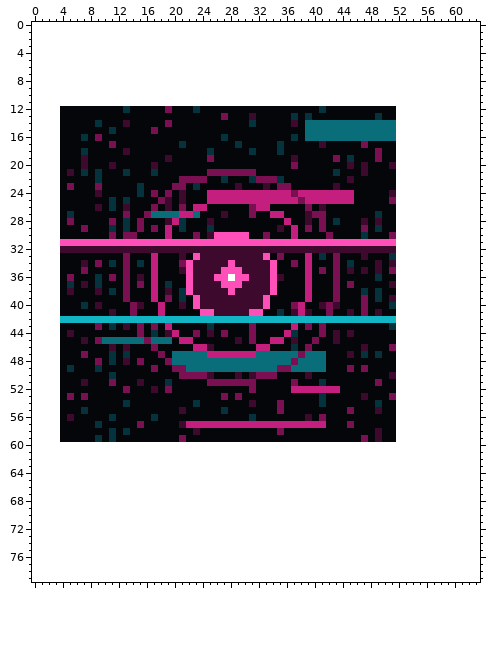
Edited in one commit: pixel-art file (assets/portraits/port_fragment.aseprite). The picture above is the old version.
48x48 pixels, 1 frame. The old version is drawn lined up with the new one, on the new canvas.
The same view after the edit:
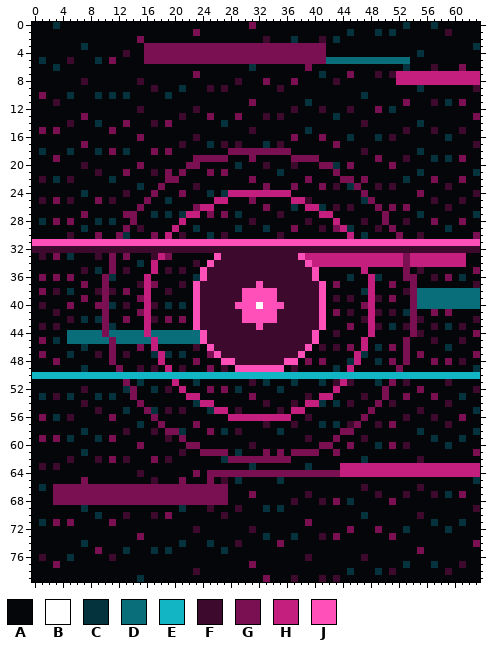
Palette (. is transparent): A #05060a  B #ffffff  C #04333d  D #0a6e7a  E #12b5c4  F #3d0a2e  G #7a1052  H #c41e7f  J #ff4fb8
Change:
canvas 48x48 -> 64x80, the old top-left corner now at 4,12
Changed rows in their new state; - is an unchanged pixel.
first column x 0:
 0 AAACAAAAAAAAAAAAAAAAAAAAAAAAAAAGAAAAAAAAAAAAAAAAAAAAACAAACAAAAAA
 1 AAAAAAAAAAAAAAAAAAAAAAAGAAAAAAAAAAAAAAAAAAAAACAAACACAAAAAAAFAAAA
 2 AAAAAAAAAAAAAAAGAAAAAAAAAAAAAAAAAFAAACAAAFACAAAAAAAAAAAAAAAAAAAA
 3 AAAAAAACAAAAAAAAGGGGGGGGGGGGGGGGGGGGGGGGGGAAAAAAAAAAAAAAAAAAAAAC
 4 AAAAAAAAAAAAAFAAGGGGGGGGGGGGGGGGGGGGGGGGGGAAAAAAAAAAAAACAAAAAAAA
 5 ACAAAFAAACAGAAAAGGGGGGGGGGGGGGGGGGGGGGGGGGDDDDDDDDDDDDAAAAAAAAAA
 6 AAACAAAAAAAAAAAAAAAAAAAAAAAAAAACAAAAAAAGAAAAAAAAAAAAACAAAFAAAGAA
 7 AAAAAAAAAAAAAAAAAAAAAAAGAAAAAAAAAAAAAAAAACAAAGAAAFAFHHHHHHHHHHHH
 8 AAAAAAAFAAAAAAAFAAAAAAAAAAAAAFAAAGAAAGAAAAAFAAAAAAAAHHHHHHHHHHHH
 9 AAAAAAAAAAAAAAAAAFAAACAAAFAFAAAAAAAFAAAAAAAAAAAAAAAAAAACAAAAAAAF
10 AGAAACAAACACACAAAAACAAAAAAAAAAAAAAAAAAAAAAAAAAACAAAAAAAAAAAAAAAA
11 AAAFAAAAAAAAAAAAAAAAAAAAAAAAAAAGAAAAAAACAAAAAAAAAAAAAGAAAFACAGAA
12 AAAA---------A-F---A---F-------------F---F---F---G-CAAAAAAAAAAAA
13 AAAA---G-------------F---G-A-G-A-F-F-A-A---C-----A--AAAAAAAAAAAG
14 AAAA-F-------G---F---------C---A-----A-AAAAAAAAFAAAAAAACAAAAAAAA
15 AGAG-------G-----A-------------F-------CAAAAAAAAAAAAAFAAAFAAAFAA
16 AAAA---A-A-----G-------F---A---------G-AAGAAACAAACAFAAAAAAACAAAA
17 AAAA---G---A---------F---C-F-F---C-F-----A-G---A----AAAAAAAAAAAF
18 ACAA-C-A-C-G-C---G-G-----A--GGGGGGGGG----------F-A--AAACAAAAAAAA
19 AAAG---A-----------A---GG-GG---G-----GGGG--A-A------AFAAACACAGAA
20 AAAA-------A---G-A----GG-----C---F---F---GGC-G-A---GAAAAAAAAAAAA
21 AAAA-A-A-F---G---F-G-G----A-AAAA---C-------G---A----AAACAAAAAAAC
22 AFAC-F---A-C-------GGAAAA--A---GAAAA---G----GG-G----ACAAAGAAAGAA
23 AAAA-A---A--------G-AA-F-----A---G-AAG---G---CG--F-FAAAAAAAFAAAA
24 AAAA---C-A---F-A---A-G---CAC---------AAAAAAAAA-G---AAAAGAAAAAAAF
25 AFAG-F---G-F-A--G-AC-A---A--AAAGAAAAA-HFAAAAAA-CG--AAAAAAFAAAFAA
26 AAAA-----A-A-A-G-A-A-A-G-H-----AAG---C-HHC-F-F---G-GAGAAAAAFAAAA
27 AAAA-A-G------G-ACACAC-H-G-G-C-A--AF---AAHH------AG-AAACAAAAAAAC
28 ACAG-----C-C-AGA---AAH---A-----F----A----A-H-----AG-AFAAAGAAAGAA
29 AAAA---C---A-G-F-A-AHA-C-A---C---C-A-G-A-F-GHC-A-F-GAAAAAAACAAAA
30 AAAA-F---G-AGCA--G---F-A-CAFAAA--A-F-A----A--H-----AGAAFAAAAAAAG
31 JJJJ------------------------------------------------JJJJJJJJJJJJ
32 FFFF------------------------------------------------FFFFFFFFFFFF
33 AFAG-C---F-G-----FHG-A-AAAJ------FFFFFJ-HHHHHHHHHHHHHGHHHHHHHHAA
34 AAAA---A-A-G-A-------AA-AJ--F-----FFFFFJHHHHHHHHHHHHHGHHHHHHHHAA
35 AAAA---F-C-G-F-----F--AAJ--FFF----FFFFFFJA-A-A-H-A-AAGAFAAAAAAAG
36 AGAG-----AGC-A-AHA----ACJ-FFFFF---F-FFFFJ--A-C--H---AGGAAFAGACAA
37 AAAA-A-G-AG--A-FHG-A-FAJ---FFF--J-FFFFFFFJ---A--H--GAAGAAAAAAAAF
38 AGAF-C----GF----HA---AAJ----F-JJJJ-FFFFFFJ-A----HA--AFGDDDDDDDDD
39 AAAA---G--G--A-GHA-A-A--------JJJ-JFFFFFFJ-F-F-AHF-GAAGDDDDDDDDD
40 AFAA-G-A-GGC-FAAHFAC-C-------JJJB-JJFFFFFJAA----H--AAAGDDDDDDDDD
41 AAAF------GA--AGH-A----JFF----J--JJFF-F-FJAG---AH--FACGAAGAGAAAA
42 AAAAAFACACGAAGAAHFAGAGAJFFFFFFJJJJJFFFFFFJAAAAAFHAAAAAGFAAAAAAAF
43 AFAF-----AG--A-AHA-A---JFFFFFFFFJFFFFFFFFJ---G--HF--AFGAAFACAFAA
44 AAAA-DDDDDGDDDDDHDDDDDDDJ-FFFFFFFFFFFFFFJA---A--H---AAGFAAAAAAAG
45 AGAC-DDDDD-G----DH--DDDDJFFFF-FFFFFFF-FFJ--A---H----AGAAAFAAAFAA
46 AAAA---C---G-A-G-H-----FAJFFFFFFFFFFFFFJ-F-F-G-H-C--AGAAAAACAAAA
47 AGAA-C-A-F-G-F---CHCACAAAGJFFFFFFFFFFFJAAA---AH--A--AGAGAAAAAAAG
48 AAAG-----A-G-A-A--HAAAAGAAAJJFFFFFFFJJAGAG---CH--C-GAGAAAGAGAFAA
49 AAAA-A-C-A--G--F-F-HAFAAAGAFAJJJJJJJAFAAAA-C-H-A----GAAAAAAAAAAC
50 EEEEEEEEEEEEEEEEEEEEEEEEEEEEEEEEEEEEEEEEEEEEEEEEEEEEEEEEEEEEEEEE
51 AAAA---A---A-G-C---AH--C-AAAAAAF-C---C-----FHF---C-GAFAAAAAFAAAA
52 AAAA---F-----CG--C-F-H---G-G-C-A---C-AAAAAA-------G-AAAGAAAAAAAF
53 ACAF-C-A-C-C--G-------HH---A-A-G-------F-HH-------GAAGAAAGAAACAA
54 AAAA---F-----A-G--------HH-----A-F-A-F-HH--C-F---G-FAAAAAAAFAAAA
55 AAAA---A-F---C--GC-F-----CHH-F-----F-HH------A--GA--AAAFAAAAAAAC
56 AGAC-------G-----G----------HHHHHHHHH----A-----G----AFAAAFAAAGAA
57 AAAA-----A-----C--G--AAGAAAAAAAAAFAAAFAAAC-C-FG--F-GAAAAAAAFAAAA
58 AAAA---C---A-F---F-GGC-A-G-C-F-----C--------GG---A--AAACAAAAAAAC
59 AGAG-C-----G-------F-------------------F---G---F-A--AAAAACAAACAA
60 AAAAAAAAAAAAAAAGAAAAAAGGAAAAAAAFAAAAAAAAAGGAAGAAACAGAFAAAAACAAAA
61 AAAAAAACAAAAAAAAAAAAAFAAGGGGACAAAGAGAGGGGAAGAAAAAAAAAAAAAAAAAAAG
62 AAAAAFAAAFAGAFAAAGAFAAAAAAACGGGGGGGGGAAAAAAAAAACAAAAAAAFAAAAAAAA
63 AFAFAAAAAAAAAAAAAAAAAAAAAAAAAAACAAAAAAACAAAAHHHHHHHHHHHHHHHHHHHH
64 AAAAAAAAAAAAAAAFAAAAAAAGAGGGGGGGGGGGGGGGGGGGHHHHHHHHHHHHHHHHHHHH
65 AAAAAAAGAAAAAAAAAFAAAGAAAGAFACAAAAACAAAAAAAAAAAAAAAAAAAAAAAAAAAC
66 ACAGGGGGGGGGGGGGGGGGGGGGGGGGAAAAAAAAAAAAAAAAAAAFAAAAAAAFAAAAAAAA
67 AAAGGGGGGGGGGGGGGGGGGGGGGGGGAAAGAAAAAAAFAAAAAAAAAFAAAFAAAFACAGAA
68 AAAGGGGGGGGGGGGGGGGGGGGGGGGGAAAAAAAAAFAAAFAGACAAAAAGAAAAAAAAAAAA
69 AAAAAAACAAAAAAAAAAAAACAAAFAAAFAAACACAAAAAAAAAAAAAAAAAAAAAAAAAAAF
70 AAAAAAAAACAAAFAAAFAGAAAAAAAFAAAAAAAAAAAAAAAAAAACAAAAAAAFAAAAAAAA
71 ACAGAGAAAAAGAAAAAAAAAAAAAAAAAAAAAAAAAAAGAAAAAAAAAAAAAAAAACAAACAA
72 AAAAAAAAAAAAAAAAAAAAAAAFAAAAAAAFAAAAAAAAAAAAAGAAAGAAACAAAAACAAAA
73 AAAAAAAAAAAAAAAGAAAAAAAAAAAAAAAAACAAACAAAFAGAAAAAAAGAAAAAAAAAAAA
74 AAAAAAACAAAAAAAAAAAAACAAACAAAFAAAAAGAAAAAAAAAAAAAAAAAAAAAAAAAAAG
75 AAAAAAAAAGAAACAAACACAAAAAAACAAAAAAAAAAAAAAAAAAAAAAAAAAAGAAAAAAAA
76 AFAAACAAAAAFAAAAAAAAAAAAAAAAAAAAAAAAAAAFAAAAAAAFAAAAAAAAAAAAAAAA
77 AAAGAAAAAAAAAAAAAAAAAAAAAAAAAAAGAAAAAAAAAAAAAAAAAAAAACAAACAAAFAA
78 AAAAAAAAAAAAAAAAAAAAAAAFAAAAAAAAAAAAAAAAAAAAACAAACAFAAAAAAAFAAAA
79 AAAAAAAAAAAAAAACAAAAAAAAAAAAAAAAAGAAAFAAAFAFAAAAAAAAAAAAAAAAAAAA
Boxes around the changes in both pictures, in picture pixels (x1, y1, x2, y2):
changed: (32, 22, 480, 582)
